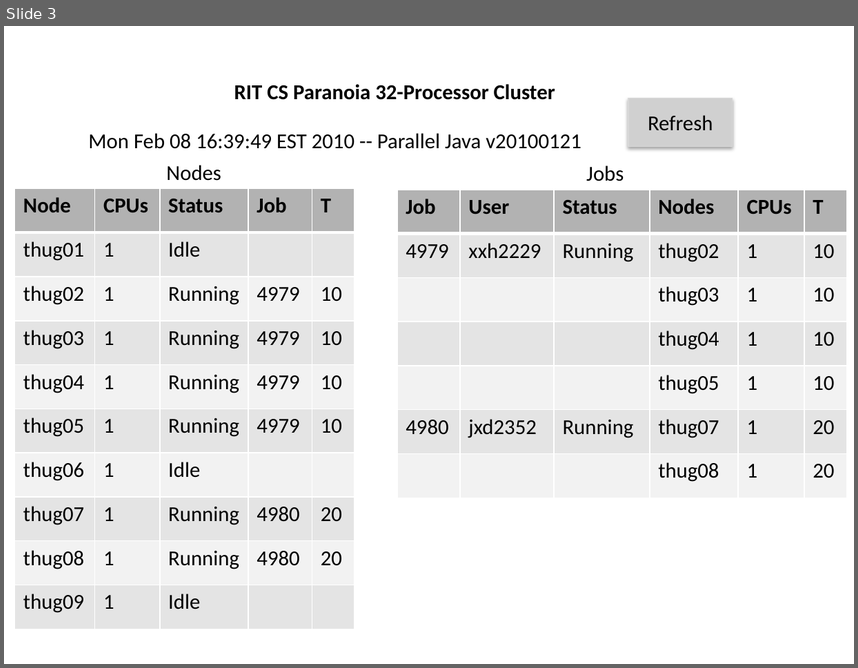
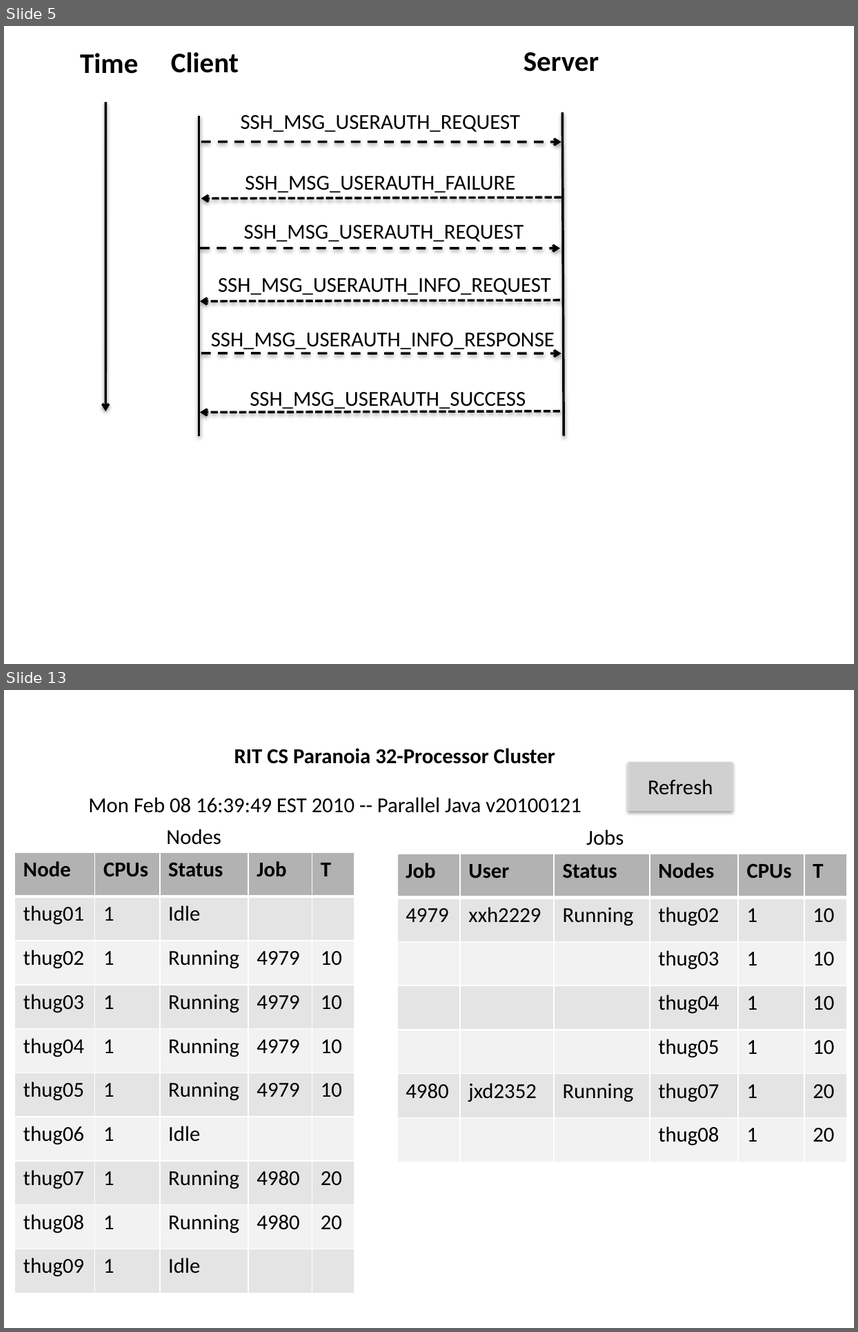
Before and after one commit to hexi111/xxh2229, a slide deck: latex/project-pj/figure.pptx. Shown one above the other, each under a label of ours: slide 3 before the commit, slides 5 and 13 after it; the slides between them are not shown. The pictures are 858x668 and 858x1332 pixels, drawn with LibreOffice and Linux fonts; fonts in the diff are those of the drawing; grey boxes stand for pictures. Boxes give left, top, right and bottom in pixels: in the first picture for what was removed or moved away, otherwise in the second. Text is boxed around its words. In the diff, an @@ line names an element or a change of style, - is before the commit and + after.

```diff
--- a/latex/project-pj/figure.pptx
+++ b/latex/project-pj/figure.pptx
@@ slide 5 added at (4, 26, 854, 664), background #FFFFFF @@
@@ text added at (80, 53, 138, 74), 24 pt, text #000000, bold @@
+Time
@@ text added at (171, 52, 239, 73), 24 pt, text #000000, bold @@
+Client
@@ text added at (524, 52, 599, 72), 24 pt, text #000000, bold @@
+Server
@@ arrow added from (106, 103) to (106, 411), #000000 2 pt @@
@@ line added from (199, 116) to (199, 436), #000000 2 pt @@
@@ text added at (241, 115, 521, 132), 18 pt, text #000000 @@
+SSH_MSG_USERAUTH_REQUEST
@@ line added from (562, 113) to (564, 436), #000000 2 pt @@
@@ arrow added from (201, 142) to (562, 142), #000000 2 pt dashed @@
@@ text added at (245, 176, 515, 192), 18 pt, text #000000 @@
+SSH_MSG_USERAUTH_FAILURE
@@ arrow added from (562, 197) to (201, 198), #000000 2 pt dashed @@
@@ text added at (244, 225, 524, 241), 18 pt, text #000000 @@
+SSH_MSG_USERAUTH_REQUEST
@@ arrow added from (201, 248) to (560, 248), #000000 2 pt dashed @@
@@ text added at (218, 278, 551, 294), 18 pt, text #000000 @@
+SSH_MSG_USERAUTH_INFO_REQUEST
@@ arrow added from (560, 300) to (201, 301), #000000 2 pt dashed @@
@@ text added at (211, 332, 555, 352), 18 pt, text #000000 @@
+SSH_MSG_USERAUTH_INFO_RESPONSE
@@ arrow added from (201, 353) to (562, 353), #000000 2 pt dashed @@
@@ text added at (250, 392, 526, 411), 18 pt, text #000000 @@
+SSH_MSG_USERAUTH_SUCCESS
@@ arrow added from (560, 411) to (201, 412), #000000 2 pt dashed @@
@@ what was slide 3 is now slide 13 @@
```
Also in this commit, not shown: 1 slide changed, 18 other slides added, 31 other files.
